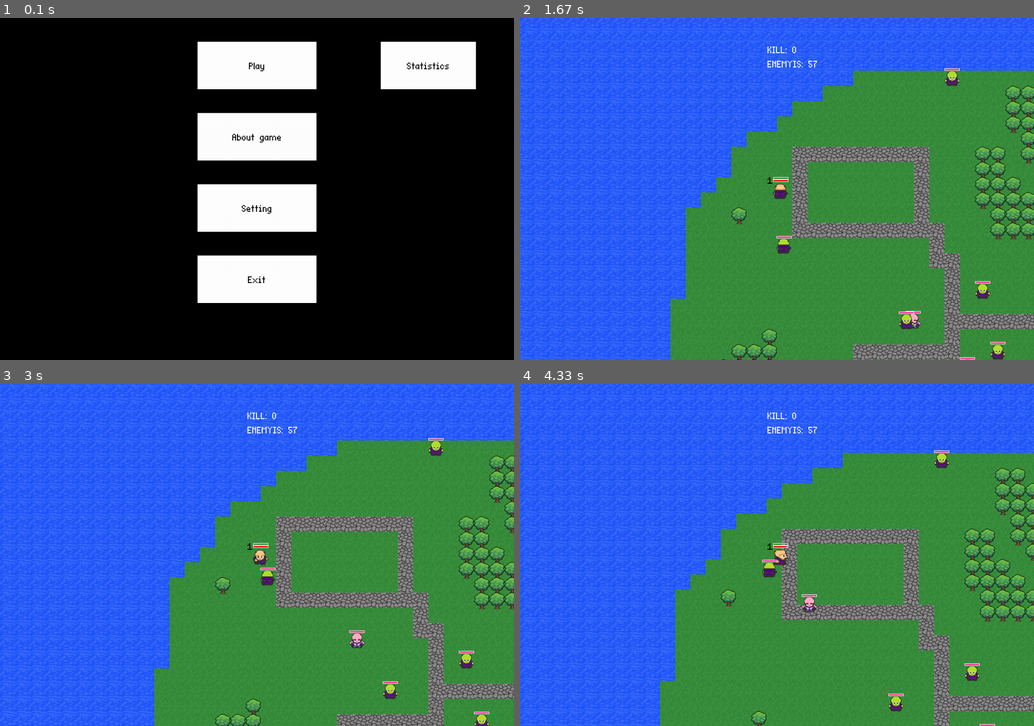
Above: before the commit, frames 1-4 (two rows, left to right).
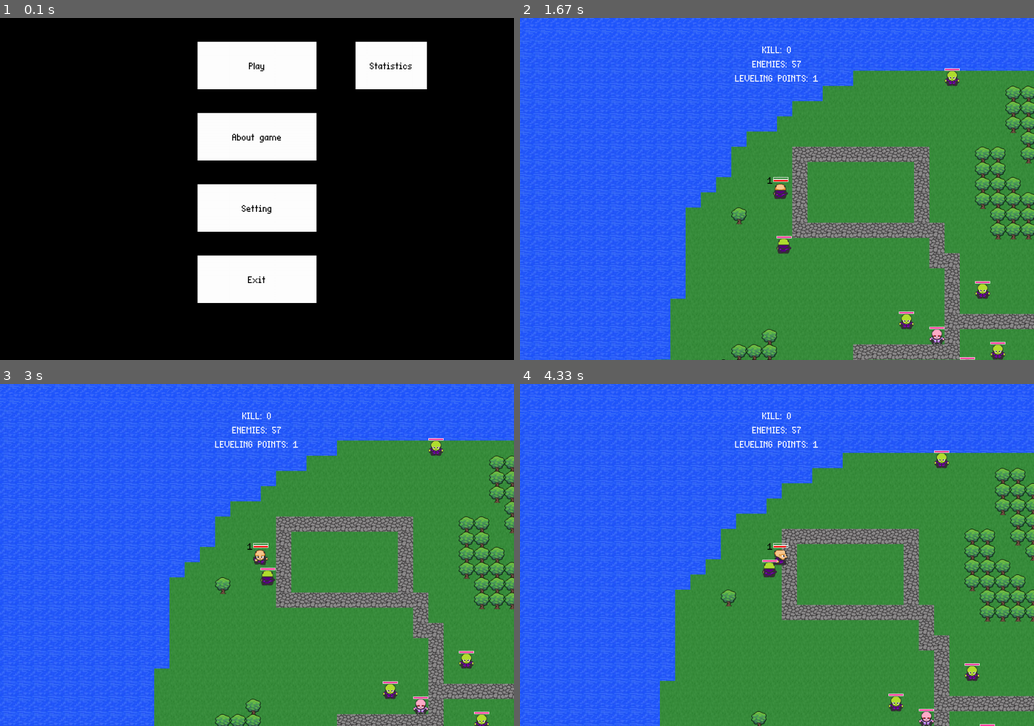
Above: after the commit, the same moments.

Repository: KrllF/PygameRPG
Game: pygame game, started from main.py
The game is run twice, just before and just after one commit, with the same random seed, the same clock (stepped at 60 frames per second) and the same inputs.
Inputs (mouse positions are in pixels of both pictures, inside the frame that each line leads up to):
- Up to frame 1 (0.1 s): no input
- Up to frame 2 (1.67 s): click (777, 65) at 0.38 s; tap J at 0.67 s; hold D 1-1.47 s; hold W from 1.5 s (still down)
- Up to frame 3 (3 s): release W at 1.8 s; hold D 1.83-2.3 s; hold A 2.33-2.87 s; hold S from 2.9 s (still down)
- Up to frame 4 (4.33 s): release S at 3.2 s; hold W 3.67-4.03 s; hold D from 4.07 s (still down)

The runs differ from the first frame. In frame 1, 2.1% of the frame differs, in the area x 69-93%, y 6-21%; in frame 2, 0.5%; in frame 3, 0.6%; in frame 4, 0.6%.

Commit message:
VERY_BIG_INTERFACE_FIX

Diff:
--- a/UI.py
+++ b/UI.py
@@ -23,9 +23,9 @@
         self.damage_image = pygame.transform.scale(
             pygame.image.load('images/skill_upgrade/damage.png').convert_alpha(), (200, 250))
 
-        self.health_image_rect = self.health_image1.get_rect(topleft=(250, 200))
-        self.damage_image_rect = self.damage_image.get_rect(topleft=(650, 200))
-        self.speed_image_rect = self.speed_image.get_rect(topleft=(450, 200))
+        self.health_image_rect = self.health_image1.get_rect(topleft=((self.player.game.w - 600) / 4, 200))
+        self.speed_image_rect = self.speed_image.get_rect(topleft=((self.player.game.w - 600) / 2 + 200, 200))
+        self.damage_image_rect = self.damage_image.get_rect(topleft=((self.player.game.w - 600) * 3 / 4 + 400, 200))
         self.buttons_upgrade = pygame.sprite.Group()
         self.create_buttons_upgrade()
 
@@ -33,26 +33,31 @@
         # exp
 
         pygame.draw.rect(self.player.game.screen, 'yellow',
-                         (SIZE[0] // 2 - 8, SIZE[1] // 2 - 25, self.player.exp // 2 / (
+                         (self.player.game.w // 2 - 8, self.player.game.h // 2 - 25, self.player.exp // 2 / (
                                  self.player.characteristics['health'] / self.player.health_bar_length), 5))
 
         pygame.draw.rect(self.player.game.screen, (255, 255, 255),
-                         (SIZE[0] // 2 - 8, SIZE[1] // 2 - 25,
+                         (self.player.game.w // 2 - 8, self.player.game.h // 2 - 25,
                           self.player.characteristics['health'] / (
                                   self.player.characteristics['health'] / self.player.health_bar_length),
                           5), True)
 
     def draw_kill_for_session(self):
         self.player.game.screen.blit(self.font.render("KILL: " + str(self.player.kill_for_session), True, 'WHITE'),
-                                     (SIZE[0] // 2 - 20, 50))
+                                     ((self.player.game.w - 62) // 2, 50))
 
     def draw_number_of_enemy(self):
-        self.player.game.screen.blit(self.font.render("ENEMYIS: " + str(len(self.player.game.enemies)), True, 'WHITE'),
-                                     (SIZE[0] // 2 - 20, 80))
+        self.player.game.screen.blit(self.font.render("ENEMIES: " + str(len(self.player.game.enemies)), True, 'WHITE'),
+                                     ((self.player.game.w - 104) // 2, 80))
+
+    def draw_leveling_points(self):
+        self.player.game.screen.blit(
+            self.font.render("LEVELING POINTS: " + str(self.player.leveling_points), True, 'WHITE'),
+            ((self.player.game.w - 176) // 2, 110))
 
     def create_buttons_upgrade(self):
         for i in range(3):
-            self.buttons_upgrade.add(Button_and_name((self.health_image_rect.x + i * 200,
+            self.buttons_upgrade.add(Button_and_name(((self.player.game.w - 600) / 4 * (i + 1) + i * 200,
                                                       self.health_image_rect.y + self.health_image_rect.height),
                                                      list(self.player.characteristics.keys())[i]))
 
@@ -91,23 +96,24 @@
         pygame.draw.rect(self.player.game.screen, (64, 64, 64), self.health_image_rect)
         pygame.draw.rect(self.player.game.screen, '#AE6524', self.health_image_rect, 4)
         self.player.game.screen.blit(self.health_image1, self.health_image_rect)
+
         self.player.game.screen.blit(self.font.render(str(self.player.characteristics_level['health']), True, 'BLACK'),
-                                     (346, self.health_image_rect.y + self.health_image_rect.height + 45))
-        # melee_attack
+                                     ((self.player.game.w - 600) / 4 + 95, self.health_image_rect.y + self.health_image_rect.height + 45))
+        # speed
         pygame.draw.rect(self.player.game.screen, (64, 64, 64), self.speed_image_rect)
         pygame.draw.rect(self.player.game.screen, '#AE6524', self.speed_image_rect, 4)
         self.player.game.screen.blit(self.speed_image, self.speed_image_rect)
+
         self.player.game.screen.blit(self.font.render(str(self.player.characteristics_level['speed']), True, 'BLACK'),
-                                     (546, self.health_image_rect.y + self.health_image_rect.height + 45))
+                                     ((self.player.game.w - 600) / 2 + 295, self.health_image_rect.y + self.health_image_rect.height + 45))
 
+        #damage
         pygame.draw.rect(self.player.game.screen, (64, 64, 64), self.damage_image_rect)
         pygame.draw.rect(self.player.game.screen, '#AE6524', self.damage_image_rect, 4)
         self.player.game.screen.blit(self.damage_image, self.damage_image_rect)
+
         self.player.game.screen.blit(self.font.render(str(self.player.characteristics_level['damage']), True, 'BLACK'),
-                                     (746, self.health_image_rect.y + self.health_image_rect.height + 45))
-
-        self.player.game.screen.blit(self.font.render("leveling points: " + str(self.player.leveling_points), True, 'white'),
-                                     (SIZE[0] // 2-50, 100))
+                                     ((self.player.game.w - 600) * 3 / 4 + 495, self.health_image_rect.y + self.health_image_rect.height + 45))
 
         self.buttons_upgrade.update()
 
@@ -115,6 +121,7 @@
         self.draw_bars_of_characteristics()
         self.draw_kill_for_session()
         self.draw_number_of_enemy()
+        self.draw_leveling_points()
 
 
 class Button_and_name(pygame.sprite.Sprite):
@@ -138,5 +145,4 @@
             self.click = not self.click
 
     def update(self):
-
         self.cooldown()
--- a/config.py
+++ b/config.py
@@ -1,7 +1,7 @@
 
 from working_with_csv_files import read_csv
+SIZE = (1080, 720)
 
-SIZE = (1080, 720)
 TILESIZE = 32
 FPS = 60
 FONT = 'fonts/Oswald-Medium.ttf'
--- a/enemy.py
+++ b/enemy.py
@@ -317,7 +317,7 @@
     def field_of_vision(self, player):
         distance = math.sqrt(
             (player.rect.centerx - self.rect.centerx) ** 2 + (player.rect.centery - self.rect.centery) ** 2)
-        if distance < 15 * TILESIZE:
+        if distance < 10 * TILESIZE:
             return True
         else:
             return False
--- a/main.py
+++ b/main.py
@@ -20,7 +20,7 @@
         pygame.init()
         self.game_over_bool = False
         self.FPS = FPS
-        self.screen = pygame.display.set_mode(SIZE)
+        self.screen = pygame.display.set_mode(SIZE, pygame.FULLSCREEN)
         self.clock = pygame.time.Clock()
         self.running = True
         self.start_game_time = None
@@ -30,7 +30,8 @@
         self.enemy_boss_spritesheet = Spritesheet("images/enemy_boss.png", "WHITE")
         self.font = pygame.font.Font('fonts/EightBits.ttf', 32)
         self.font1 = pygame.font.Font('fonts/EightBits.ttf', 64)
-
+        self.w, self.h = pygame.display.get_surface().get_size()
+        print(self.w, self.h)
         # map
 
         self.floor_surface = pygame.image.load('images/map/map_bg.png').convert()
@@ -81,7 +82,7 @@
         pygame.display.update()
 
     def camera(self):
-        offset = pygame.math.Vector2(self.player.rect.centerx - SIZE[0] // 2, self.player.rect.centery - SIZE[1] // 2)
+        offset = pygame.math.Vector2(self.player.rect.centerx - self.w // 2, self.player.rect.centery - self.h // 2)
         floor_offset_rect = self.floor_rect.topleft - offset
         floor_fix_offset_rect = self.floor_fix_rect.topleft - offset
         self.screen.blit(self.floor_fix, floor_fix_offset_rect)
@@ -140,8 +141,8 @@
         self.running = False
 
     def game_over(self):
-        restart_buttom = Menu_button((415, 300), 250, 100, BLACK, WHITE, 'Restart', 32, 2)
-        menu_buttom = Menu_button((490, 500), 100, 50, BLACK, WHITE, 'Menu', 32, 2)
+        restart_buttom = Menu_button(((self.w - 250) / 2, 300), 250, 100, BLACK, WHITE, 'Restart', 32, 2)
+        menu_buttom = Menu_button(((self.w - 100) / 2, 500), 100, 50, BLACK, WHITE, 'Menu', 32, 2)
         game_over_bool = True
         for sprite in self.all_sprites:
             sprite.kill()
@@ -172,28 +173,33 @@
             self.screen.fill(BLACK)
             self.screen.blit(restart_buttom.image, restart_buttom.rect)
             self.screen.blit(menu_buttom.image, menu_buttom.rect)
-            self.screen.blit(self.font1.render("YOU DIED!!!", True, 'RED'), (460, 50))
-
+            self.screen.blit(self.font1.render("YOU DIED!!!", True, 'RED'), ((self.w - 184) / 2, 50))
             self.clock.tick(60)
             pygame.display.update()
 
     def menu(self):
-        local_game = Menu_button((415, 50), 250, 100, BLACK, WHITE, 'Play', 32, 2)
-        about_game = Menu_button((415, 200), 250, 100, BLACK, WHITE, 'About game', 32, 2)
-        setting = Menu_button((415, 350), 250, 100, BLACK, WHITE, 'Setting', 32, 2)
-        exit_game = Menu_button((415, 500), 250, 100, BLACK, WHITE, 'Exit', 32, 2)
-        back = Menu_button((415, 500), 250, 100, BLACK, WHITE, 'Back', 32, 2)
-        statistics_game = Menu_button((800, 50), 200, 100, BLACK, WHITE, 'Statistics', 32, 2)
-        reset_kills_game = Menu_button((800, 130), 120, 50, BLACK, WHITE, 'Reset kills', 32, 2)
-        reset_play_time_game = Menu_button((800, 230), 120, 50, BLACK, WHITE, 'Reset time', 32, 2)
-        reset_number_of_attempts_game = Menu_button((800, 330), 120, 50, BLACK, WHITE, 'Reset NOA', 32, 2)
-        reset_max_kills_game = Menu_button((800, 430), 120, 50, BLACK, WHITE, 'Reset mkills', 32, 2)
-        sliderFPS = Slider((SIZE[0] // 2, SIZE[1] // 2 - 100), (200, 50), 0.5, 30, 120)
-
+        # main menu
+        local_game = Menu_button(((self.w - 250) / 2, 50), 250, 100, BLACK, WHITE, 'Play', 32, 2)
+        about_game = Menu_button(((self.w - 250) / 2, 200), 250, 100, BLACK, WHITE, 'About game', 32, 2)
+        setting = Menu_button(((self.w - 250) / 2, 350), 250, 100, BLACK, WHITE, 'Setting', 32, 2)
+        exit_game = Menu_button(((self.w - 250) / 2, 500), 250, 100, BLACK, WHITE, 'Exit', 32, 2)
+        back = Menu_button(((self.w - 250) / 2, 500), 250, 100, BLACK, WHITE, 'Back', 32, 2)
+        statistics_game = Menu_button(((self.w - 250) * 9 / 10, 50), 150, 100, BLACK, WHITE, 'Statistics', 32, 2)
+
+        # statistics
+        reset_kills_game = Menu_button((self.w * 7 / 8, 130), 120, 50, BLACK, WHITE, 'Reset kills', 32, 2)
+        reset_play_time_game = Menu_button((self.w * 7 / 8, 230), 120, 50, BLACK, WHITE, 'Reset time', 32, 2)
+        reset_number_of_attempts_game = Menu_button((self.w * 7 / 8, 330), 120, 50, BLACK, WHITE, 'Reset NOA', 32, 2)
+        reset_max_kills_game = Menu_button((self.w * 7 / 8, 430), 120, 50, BLACK, WHITE, 'Reset mkills', 32, 2)
+        statistics_bool = False
+
+        # settings
+        sliderFPS = Slider((self.w / 2, self.h / 3), (200, 50), 0.5, 30, 120)
+        setting_bool = False
+
+        # bool
         intro = True
         about_game_bool = False
-        setting_bool = False
-        statistics_bool = False
 
         while intro:
             events = pygame.event.get()
@@ -247,11 +253,10 @@
             if about_game_bool:
                 self.screen.blit(back.image, back.rect)
 
-                self.screen.blit(self.font1.render("About game", True, 'WHITE'), (440, 50))
-                self.screen.blit(self.font.render(ABOUT_GAME, True, 'WHITE'), (20, 150))
-                self.screen.blit(self.font.render(ABOUT_GAME1, True, 'WHITE'), (20, 190))
-                self.screen.blit(self.font.render(ABOUT_GAME2, True, 'WHITE'), (20, 230))
-
+                self.screen.blit(self.font1.render("About game", True, 'WHITE'), ((self.w - 208) / 2, 50))
+                self.screen.blit(self.font.render(ABOUT_GAME, True, 'WHITE'), ((self.w - 1024) / 2, 150))
+                self.screen.blit(self.font.render(ABOUT_GAME1, True, 'WHITE'), ((self.w - 886) / 2, 190))
+                self.screen.blit(self.font.render(ABOUT_GAME2, True, 'WHITE'), ((self.w - 938) / 2, 230))
 
             elif setting_bool:
                 mouse_pos = pygame.mouse.get_pos()
@@ -259,16 +264,15 @@
                 if sliderFPS.container_rect.collidepoint(mouse_pos) and mouse_press[0]:
                     sliderFPS.move_slider(mouse_pos)
 
-                self.screen.blit(self.font1.render("SETTING", True, 'WHITE'), (470, 50))
+                self.screen.blit(self.font1.render("SETTING", True, 'WHITE'), ((self.w - 144) / 2, 50))
                 sliderFPS.render(self)
                 self.FPS = sliderFPS.get_value()
-                self.screen.blit(self.font.render("FPS:", True, 'WHITE'), (300, SIZE[1] // 2 - 115))
+                self.screen.blit(self.font.render("FPS:", True, 'WHITE'), ((self.w - 284) / 2, (self.h - 50) / 3))
                 self.screen.blit(self.font.render("Game acceleration:", True, 'WHITE'),
-                                 (SIZE[0] // 2 - 85, SIZE[1] // 2 - 175))
+                                 ((self.w - 170) // 2, self.h // 3 - 70))
 
                 self.screen.blit(self.font.render(str(int(sliderFPS.get_value())), True, 'WHITE'),
-                                 (SIZE[0] // 2 - 8, SIZE[1] // 2 - 60))
-
+                                 ((self.w - 22) // 2, (self.h + 62) / 3))
                 self.screen.blit(back.image, back.rect)
             elif statistics_bool:
                 self.screen.blit(back.image, back.rect)
@@ -276,19 +280,18 @@
                 self.screen.blit(reset_play_time_game.image, reset_play_time_game.rect)
                 self.screen.blit(reset_number_of_attempts_game.image, reset_number_of_attempts_game.rect)
                 self.screen.blit(reset_max_kills_game.image, reset_max_kills_game.rect)
-                self.screen.blit(self.font1.render("STATISTICS", True, 'WHITE'), (440, 50))
-
-                self.screen.blit(self.font.render("KILLS:", True, 'WHITE'), (100, 150))
-                self.screen.blit(self.font.render(str(get_kills(1)), True, 'WHITE'), (170, 150))
-
-                self.screen.blit(self.font.render("PLAY TIME:", True, 'WHITE'), (100, 250))
-                self.screen.blit(self.font.render(str(get_play_time(1)) + ' sec', True, 'WHITE'), (230, 250))
-
-                self.screen.blit(self.font.render("NUMBER OF ATTEMPTS:", True, 'WHITE'), (100, 350))
-                self.screen.blit(self.font.render(str(get_number_of_attempts(1)), True, 'WHITE'), (320, 350))
-
-                self.screen.blit(self.font.render("MAX KILLS:", True, 'WHITE'), (100, 450))
-                self.screen.blit(self.font.render(str(get_max_kills(1)), True, 'WHITE'), (220, 450))
+                self.screen.blit(self.font1.render("STATISTICS", True, 'WHITE'), ((self.w - 204) / 2, 50))
+                self.screen.blit(self.font.render("KILLS:", True, 'WHITE'), (100, 130))
+                self.screen.blit(self.font.render(str(get_kills(1)), True, 'WHITE'), (170, 130))
+
+                self.screen.blit(self.font.render("PLAY TIME:", True, 'WHITE'), (100, 230))
+                self.screen.blit(self.font.render(str(get_play_time(1)) + ' sec', True, 'WHITE'), (230, 230))
+
+                self.screen.blit(self.font.render("NUMBER OF ATTEMPTS:", True, 'WHITE'), (100, 330))
+                self.screen.blit(self.font.render(str(get_number_of_attempts(1)), True, 'WHITE'), (320, 330))
+
+                self.screen.blit(self.font.render("MAX KILLS:", True, 'WHITE'), (100, 430))
+                self.screen.blit(self.font.render(str(get_max_kills(1)), True, 'WHITE'), (220, 430))
 
 
             else:
--- a/player.py
+++ b/player.py
@@ -216,18 +216,18 @@
 
     def health_bar(self):
         pygame.draw.rect(self.game.screen, (255, 0, 0),
-                         (SIZE[0] // 2 - 8, SIZE[1] // 2 - 20,
+                         (self.game.w // 2 - 8, self.game.h // 2 - 20,
                           self.current_hp / (self.characteristics['health'] / self.health_bar_length), 5))
         pygame.draw.rect(self.game.screen, (255, 255, 255),
-                         (SIZE[0] // 2 - 8, SIZE[1] // 2 - 20,
+                         (self.game.w // 2 - 8, self.game.h // 2 - 20,
                           self.characteristics['health'] / (self.characteristics['health'] / self.health_bar_length),
                           5), True)
 
     def draw_level(self):
-        self.game.screen.blit(self.game.font.render(str(self.level), False, 1), (SIZE[0] // 2 - 20, SIZE[1] // 2 - 35))
+        self.game.screen.blit(self.game.font.render(str(self.level), False, 1), (self.game.w // 2 - 20, self.game.h // 2 - 35))
 
     def draw_leveling_point(self):
-        self.game.screen.blit(self.game.font.render(str(self.leveling_points), False, 1), (SIZE[0] // 2 - 40, SIZE[1] // 2 - 35))
+        self.game.screen.blit(self.game.font.render(str(self.leveling_points), False, 1), (self.game.w // 2 - 40, self.game.h // 2 - 35))
 
 
 
